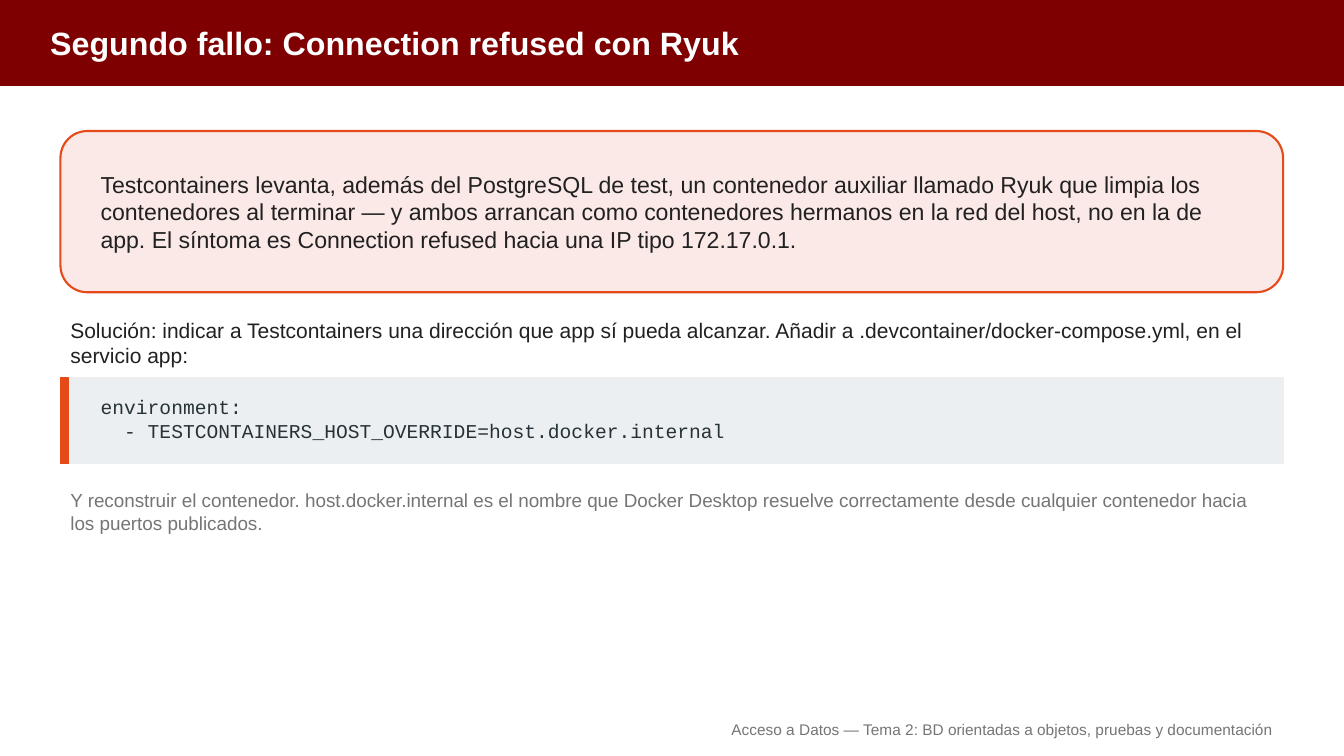
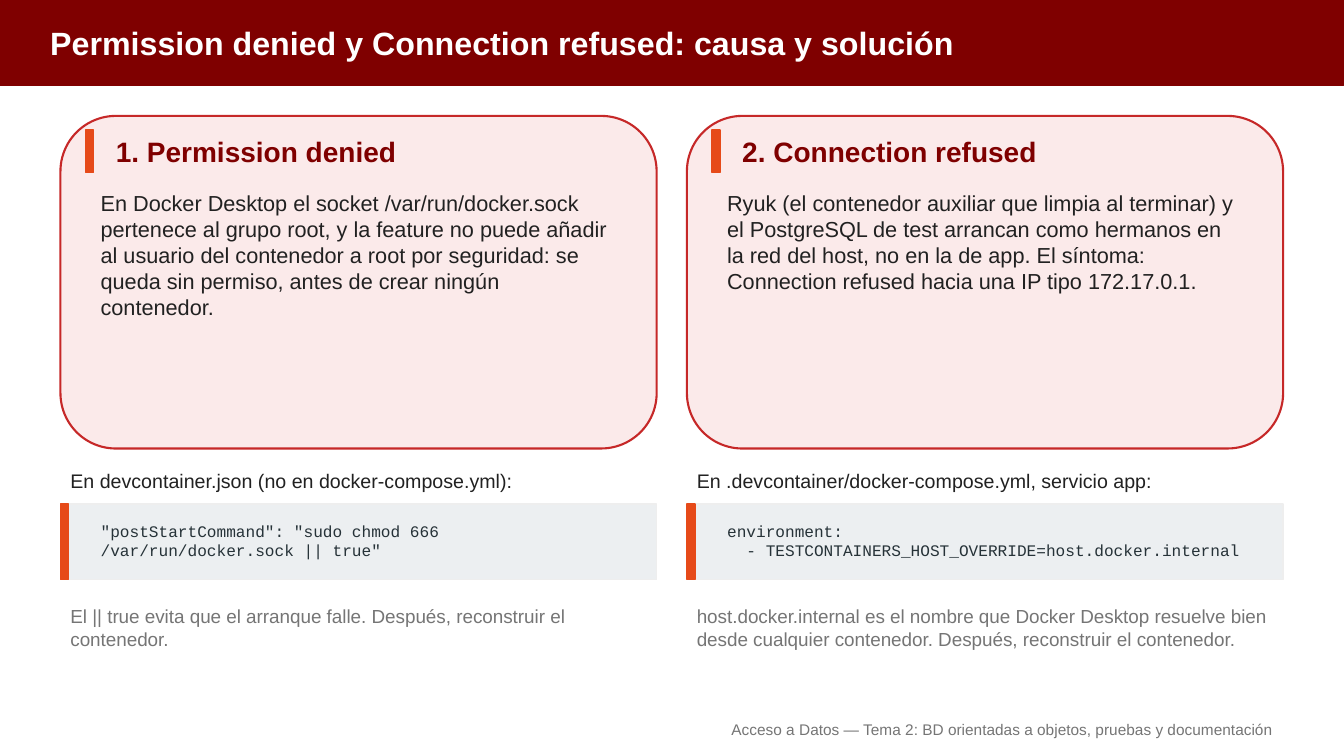
Before and after one commit to aitorventura/acceso-a-datos, a slide deck: slide 12 of docs/tema2/diapositivas/bd-orientadas-a-objetos.pptx (slide 15 before the commit). Drawn at 1344x756 pixels with LibreOffice and Linux fonts; fonts in the diff are those of the drawing. Boxes give left, top, right and bottom in pixels: in the first picture for what was removed or moved away, otherwise in the second. Text is boxed around its words. In the diff, an @@ line names an element or a change of style, - is before the commit and + after.

```diff
--- a/docs/tema2/diapositivas/bd-orientadas-a-objetos.pptx
+++ b/docs/tema2/diapositivas/bd-orientadas-a-objetos.pptx
@@ text at (50,31,953,62): text changed @@
-Segundo fallo: Connection refused con Ryuk
+Permission denied y Connection refused: causa y solución
@@ rounded rectangle: place and size @@
-rounded rectangle at (60,131,1284,292)
+rounded rectangle at (60,116,657,449)
@@ rounded rectangle at (60,116,657,449): fill #FBE9E7 to #FBEAEA; outline #E64A19 1.5 pt to #C62828 1.5 pt @@
@@ rounded rectangle added at (688,116,1285,449), fill #FBEAEA, outline #C62828 1.5 pt @@
@@ rectangle added at (86,130,94,172), fill #E64A19, outline #E64A19 1 pt @@
@@ text added at (116,141,396,163), 20 pt, text #7F0000, bold @@
+1. Permission denied
@@ rectangle added at (713,130,721,172), fill #E64A19, outline #E64A19 1 pt @@
@@ text added at (742,141,1036,163), 20 pt, text #7F0000, bold @@
+2. Connection refused
@@ text added at (101,195,606,316), 15.5 pt, text #212121 @@
+En Docker Desktop el socket /var/run/docker.sock pertenece al grupo root, y la feature no puede añadir al usuario del contenedor a root por seguridad: se queda sin permiso, antes de crear ningún contenedor.
@@ text "Ryuk (el contenedor auxiliar que ..." at (727,195,1233,294): vertical alignment middle to top @@
@@ text at (727,195,1233,294): text changed; size 16.5 to 15.5 pt @@
-Testcontainers levanta, además del PostgreSQL de test, un contenedor auxiliar llamado Ryuk que limpia los contenedores al terminar — y ambos arrancan como contenedores hermanos en la red del host, no en la de app. El síntoma es Connection refused hacia una IP tipo 172.17.0.1.
+Ryuk (el contenedor auxiliar que limpia al terminar) y el PostgreSQL de test arrancan como hermanos en la red del host, no en la de app. El síntoma: Connection refused hacia una IP tipo 172.17.0.1.
@@ text removed at (70,322,1242,368) @@
-Solución: indicar a Testcontainers una dirección que app sí pueda alcanzar. Añadir a .devcontainer/docker-compose.yml, en el servicio app:
@@ rectangle removed at (60,378,1284,464) @@
@@ text added at (70,473,512,492), 14 pt, text #212121 @@
+En devcontainer.json (no en docker-compose.yml):
@@ text added at (697,473,1151,492), 14 pt, text #212121 @@
+En .devcontainer/docker-compose.yml, servicio app:
@@ rectangle: place and size @@
-rectangle at (60,378,69,464)
+rectangle at (60,504,69,580)
@@ rectangle added at (60,504,657,580), fill #ECEFF1, outline #EEEEEE 1 pt @@
@@ rectangle added at (688,504,1285,580), fill #ECEFF1, outline #EEEEEE 1 pt @@
@@ rectangle added at (688,504,696,580), fill #E64A19, outline #E64A19 1 pt @@
@@ text added at (101,525,439,556), 11.5 pt, text #263238 @@
+"postStartCommand": "sudo chmod 666 /var/run/docker.sock || true"
@@ text "environment:": place and size @@
-text "environment:" at (101,400,725,440)
+text "environment:" at (727,525,1240,558)
@@ text "environment:" at (727,525,1240,558): size 14 to 11.5 pt @@
@@ text added at (70,609,565,646), 13.5 pt, text #757575 @@
+El || true evita que el arranque falle. Después, reconstruir el contenedor.
@@ text at (697,609,1267,650): text changed @@
-Y reconstruir el contenedor. host.docker.internal es el nombre que Docker Desktop resuelve correctamente desde cualquier contenedor hacia los puertos publicados.
+host.docker.internal es el nombre que Docker Desktop resuelve bien desde cualquier contenedor. Después, reconstruir el contenedor.
```
Also in this commit, not shown: 11 other slides changed, 4 slides removed, 22 other files.
